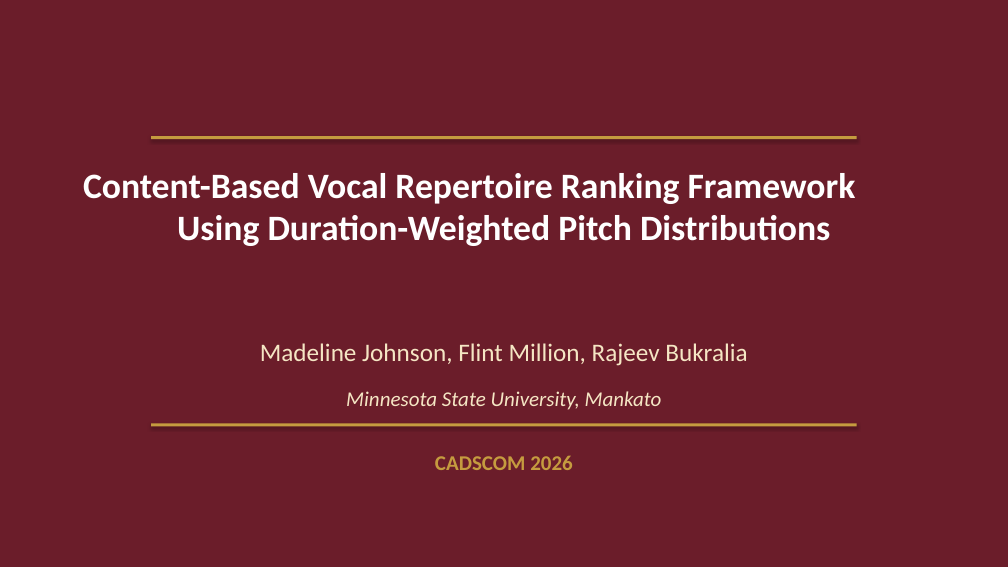
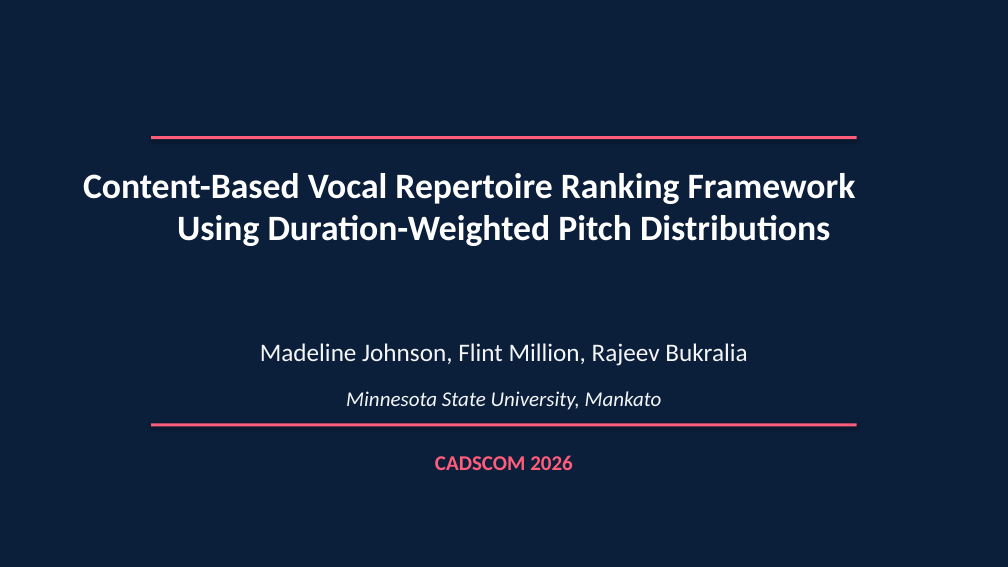
Before and after one commit to mad1rose/tessituragram_vocal_repertoire_recommendations, a slide deck: slide 1 of CADSCOM_PRESENTATION/CADSCOM_2026_Presentation.pptx. Drawn at 1008x567 pixels with LibreOffice and Linux fonts; fonts in the diff are those of the drawing. Boxes give left, top, right and bottom in pixels: in the first picture for what was removed or moved away, otherwise in the second. Text is boxed around its words. In the diff, an @@ line names an element or a change of style, - is before the commit and + after.

```diff
--- a/CADSCOM_PRESENTATION/CADSCOM_2026_Presentation.pptx
+++ b/CADSCOM_PRESENTATION/CADSCOM_2026_Presentation.pptx
@@ background #6B1D2A to #0B1F3B @@
@@ rectangle at (151, 136, 857, 139): fill #C59B3F to #FF5D7A @@
@@ text "Madeline Johnson, Flint Million, Rajeev ..." at (260, 343, 747, 366): text colour #F5E6C4 to #F4F6F8 @@
@@ text "Minnesota State University, Mankato" at (346, 391, 662, 410): text colour #F5E6C4 to #F4F6F8 @@
@@ text "CADSCOM 2026" at (435, 455, 573, 470): text colour #C59B3F to #FF5D7A @@
@@ rectangle at (151, 423, 857, 426): fill #C59B3F to #FF5D7A @@
```
Also in this commit, not shown: 12 other slides changed, 3 slides added, 3 slides removed, 4 other files.
